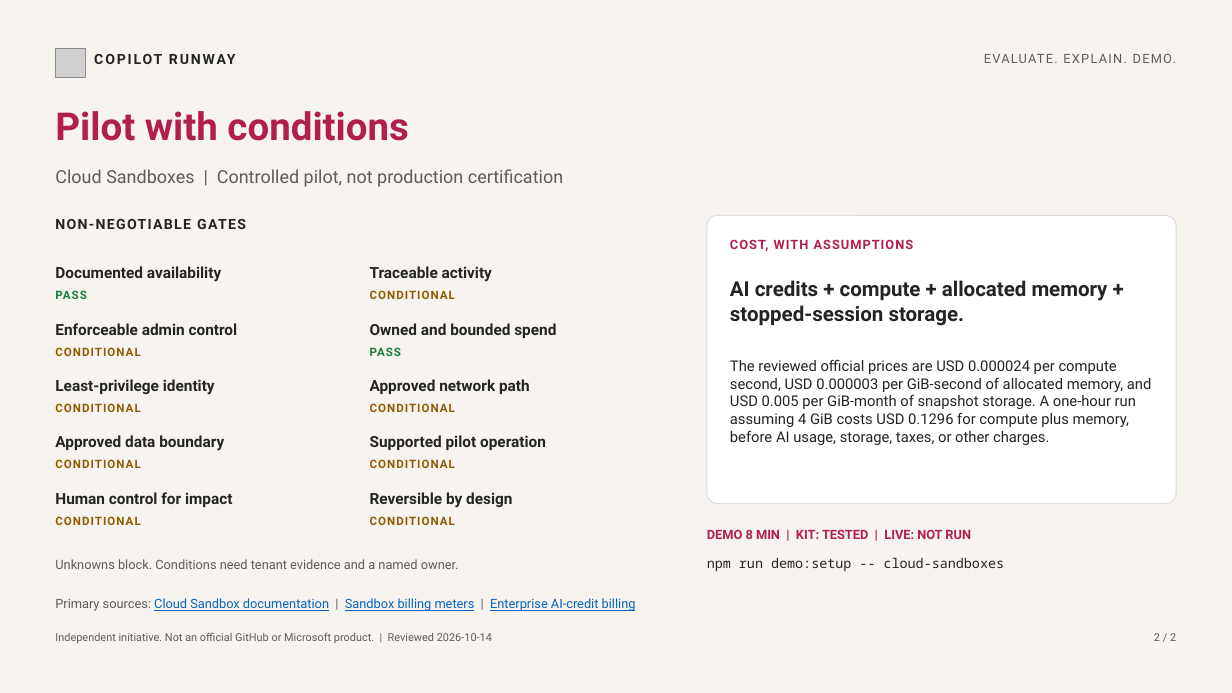
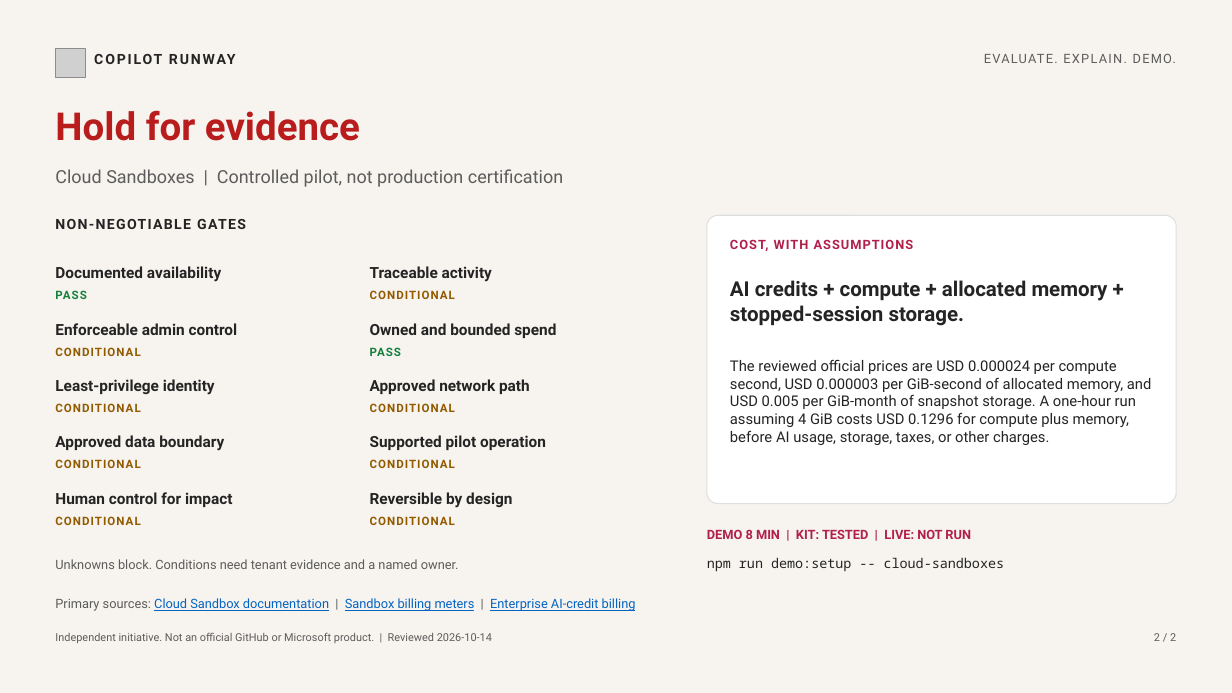
Before and after one commit to aj-enns/copilot-runway, a slide deck: slide 2 of artifacts/slides/cloud-sandboxes.pptx. Drawn at 1232x693 pixels with LibreOffice and Linux fonts; fonts in the diff are those of the drawing; grey boxes stand for pictures. Boxes give left, top, right and bottom in pixels: in the first picture for what was removed or moved away, otherwise in the second. Text is boxed around its words. In the diff, an @@ line names an element or a change of style, - is before the commit and + after.

```diff
--- a/artifacts/slides/cloud-sandboxes.pptx
+++ b/artifacts/slides/cloud-sandboxes.pptx
@@ text at <box>55,110,360,141</box>: text changed; text colour #B11F4B to #B91C1C @@
-Pilot with conditions
+Hold for evidence
```
Also in this commit, not shown: 5 other files.
